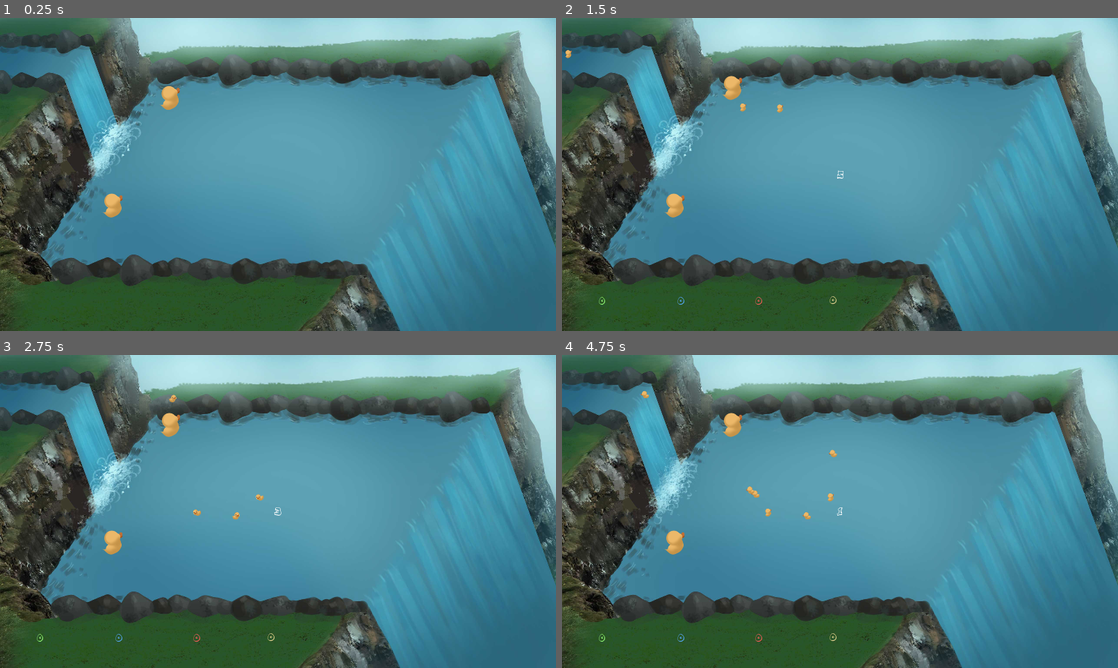
Above: before the commit, frames 1-4 (two rows, left to right).
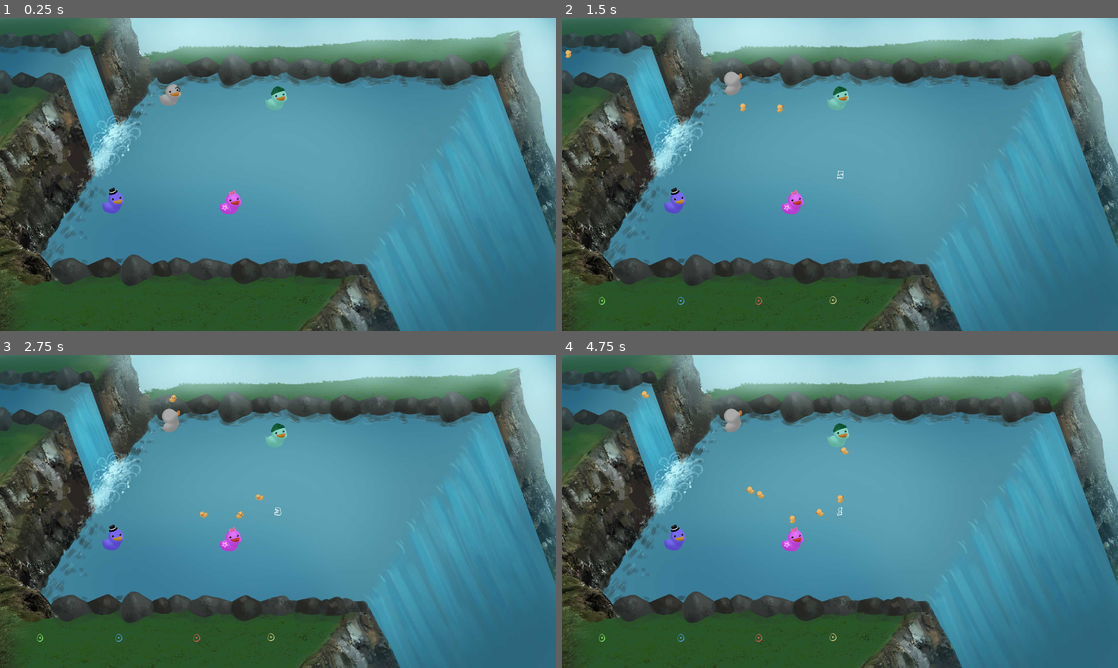
Above: after the commit, the same moments.

Repository: TeamAwesomeTOJam/ducks
Game: Godot game, scene res://Game.tscn
Same seed, same stepped clock (60 frames per second), same inputs: the game is played once before the commit and once after it.
Inputs:
- Up to frame 1 (0.25 s): no input
- Up to frame 2 (1.5 s): tap Enter (p0duck) at 0.5, 0.6, 1.35 s; hold Up (ui_up) 0.53-1.28 s
- Up to frame 3 (2.75 s): hold Up (ui_up) from 2.03 s (still down); tap Enter (p0duck) at 2.1 s
- Up to frame 4 (4.75 s): tap Enter (p0duck) at 2.85, 3.6, 4.35 s; release Up (ui_up) at 3.53 s

The runs differ from the first frame. In frame 1, 0.8% of the frame differs, in the area x 18-52%, y 21-64%; in frame 2, 0.8%; in frame 3, 0.9%; in frame 4, 1.6%, in the area x 13-52%, y 17-64%.

Commit message:
add sprites for all players

Diff:
--- a/Duck.gd
+++ b/Duck.gd
@@ -10,7 +10,8 @@
 var scoring_timer
 var spawn_destination
 
-var SPEED
+var direction
+var speed
 
 var DEFAULT_COLLISION_MASK = 15
 var DEFAULT_COLLISION_LAYER = 15
@@ -23,7 +24,8 @@
 }
 
 func _ready():
-    SPEED = 250
+    direction = Vector2(1, rand_range(-0.2, 0.2)).normalized()
+    speed = rand_range(450, 750)
     respawn()
 
 
@@ -67,21 +69,8 @@
 ###
 
 func playing(delta):
-    var impulse_vector = Vector2(1, 0).normalized()
-
-    var max_speed = 250
-    if impulse_vector.length() > 0:
-        impulse_vector = impulse_vector.normalized() * SPEED
-
-    #else:
-    #    impulse_vector = - linear_velocity.normalized() * SPEED
-
+    var impulse_vector = direction * speed
     apply_impulse(Vector2(), impulse_vector * delta)
-
-    if get_linear_velocity().length() > max_speed + 10:
-        var new_speed = get_linear_velocity().normalized()
-        new_speed *= max_speed
-        set_linear_velocity(new_speed)
 
 func spawning(delta):
     if self.position.x < spawn_destination.x - 300:
@@ -98,7 +87,7 @@
 func scoring(delta):
     scoring_timer -= delta
 
-    apply_impulse(Vector2(), Vector2(0, 1).normalized() * 4500 * delta)
+    apply_impulse(Vector2(), Vector2(0.55, 1).normalized() * 5000 * delta)
 
     if scoring_timer < 0:
         self.queue_free()
--- a/Game.tscn
+++ b/Game.tscn
@@ -37,7 +37,7 @@
 custom_solver_bias = 0.0
 extents = Vector2( 100, 720 )
 
-[node name="Game" type="Node" index="0"]
+[node name="Game" type="Node"]
 
 script = ExtResource( 1 )
 Player = ExtResource( 2 )
@@ -47,7 +47,7 @@
 
 frames = SubResource( 1 )
 animation = "loop"
-frame = 3
+frame = 5
 playing = true
 offset = Vector2( 1280, 720 )
 _sections_unfolded = [ "Z Index" ]
@@ -62,9 +62,19 @@
 position = Vector2( 518.883, 859.082 )
 PLAYER_NUMBER = 1
 
-[node name="HUD" parent="." index="3" instance=ExtResource( 10 )]
-
-[node name="ScoringArea" type="Area2D" parent="." index="4"]
+[node name="Player2" parent="." index="3" instance=ExtResource( 2 )]
+
+position = Vector2( 1059.79, 863.864 )
+PLAYER_NUMBER = 2
+
+[node name="Player3" parent="." index="4" instance=ExtResource( 2 )]
+
+position = Vector2( 1270.39, 383.995 )
+PLAYER_NUMBER = 3
+
+[node name="HUD" parent="." index="5" instance=ExtResource( 10 )]
+
+[node name="ScoringArea" type="Area2D" parent="." index="6"]
 
 editor/display_folded = true
 position = Vector2( 2560, 720 )
@@ -84,12 +94,12 @@
 shape = SubResource( 2 )
 _sections_unfolded = [ "Transform" ]
 
-[node name="RespawnArea" type="Node2D" parent="." index="5"]
+[node name="RespawnArea" type="Node2D" parent="." index="7"]
 
 position = Vector2( 100, 100 )
 _sections_unfolded = [ "Transform" ]
 
-[node name="AudioStreamPlayer" type="AudioStreamPlayer" parent="." index="6"]
+[node name="AudioStreamPlayer" type="AudioStreamPlayer" parent="." index="8"]
 
 stream = ExtResource( 11 )
 volume_db = 0.0
@@ -98,9 +108,8 @@
 bus = "Master"
 _sections_unfolded = [ "Pause" ]
 
-[node name="Borders" type="StaticBody2D" parent="." index="7"]
-
-editor/display_folded = true
+[node name="Borders" type="StaticBody2D" parent="." index="9"]
+
 input_pickable = false
 collision_layer = 1
 collision_mask = 1
@@ -128,7 +137,7 @@
 shape = SubResource( 4 )
 _sections_unfolded = [ "Transform" ]
 
-[node name="Rocks" type="Node" parent="." index="8"]
+[node name="Rocks" type="Node" parent="." index="10"]
 
 editor/display_folded = true
 
--- a/Player.gd
+++ b/Player.gd
@@ -34,6 +34,7 @@
     screensize = get_viewport_rect().size
     DEFAULT_COLLISION_LAYER = 1 << PLAYER_NUMBER
     DEFAULT_COLLISION_MASK = 15 ^ DEFAULT_COLLISION_LAYER
+    $AnimatedSprite.animation = "p" + str(PLAYER_NUMBER) + "_right"
 
     enter_playing_state()
 
--- a/Player.tscn
+++ b/Player.tscn
@@ -1,32 +1,109 @@
-[gd_scene load_steps=11 format=2]
+[gd_scene load_steps=23 format=2]
 
 [ext_resource path="res://Player.gd" type="Script" id=1]
 [ext_resource path="res://Duck.tscn" type="PackedScene" id=2]
-[ext_resource path="res://Art/Player/teamawesome_default_duck_down.png" type="Texture" id=3]
-[ext_resource path="res://Art/Player/teamawesome_default_duck_up.png" type="Texture" id=4]
-[ext_resource path="res://Art/Player/teamawesome_default_duck_left.png" type="Texture" id=5]
-[ext_resource path="res://Art/Player/teamawesome_default_duck_right.png" type="Texture" id=6]
-[ext_resource path="res://LinkedList.tscn" type="PackedScene" id=7]
+[ext_resource path="res://Art/Player/teamawesome_green_duck_right.png" type="Texture" id=3]
+[ext_resource path="res://Art/Player/teamawesome_purplegentledude_duck_right.png" type="Texture" id=4]
+[ext_resource path="res://Art/Player/teamawesome_purplegentledude_duck_up.png" type="Texture" id=5]
+[ext_resource path="res://Art/Player/teamawesome_pinky_duck_down.png" type="Texture" id=6]
+[ext_resource path="res://Art/Player/teamawesome_miketyson_duck_down.png" type="Texture" id=7]
+[ext_resource path="res://Art/Player/teamawesome_miketyson_duck_up.png" type="Texture" id=8]
+[ext_resource path="res://Art/Player/teamawesome_pinky_duck_left.png" type="Texture" id=9]
+[ext_resource path="res://Art/Player/teamawesome_pinky_duck_right.png" type="Texture" id=10]
+[ext_resource path="res://Art/Player/teamawesome_green_duck_down.png" type="Texture" id=11]
+[ext_resource path="res://Art/Player/teamawesome_purplegentledude_duck_left.png" type="Texture" id=12]
+[ext_resource path="res://Art/Player/teamawesome_pinky_duck_up.png" type="Texture" id=13]
+[ext_resource path="res://Art/Player/teamawesome_green_duck_left.png" type="Texture" id=14]
+[ext_resource path="res://Art/Player/teamawesome_purplegentledude_duck_down.png" type="Texture" id=15]
+[ext_resource path="res://Art/Player/teamawesome_miketyson_duck_left.png" type="Texture" id=16]
+[ext_resource path="res://Art/Player/teamawesome_green_duck_up.png" type="Texture" id=17]
+[ext_resource path="res://Art/Player/teamawesome_miketyson_duck_right.png" type="Texture" id=18]
+[ext_resource path="res://LinkedList.tscn" type="PackedScene" id=19]
 
 [sub_resource type="SpriteFrames" id=1]
 
 animations = [ {
 "frames": [ ExtResource( 3 ) ],
 "loop": true,
-"name": "p0_down",
+"name": "p3_right",
+"speed": 5.0
+}, {
+"frames": [  ],
+"loop": true,
+"name": "New Anim",
 "speed": 5.0
 }, {
 "frames": [ ExtResource( 4 ) ],
 "loop": true,
-"name": "p0_up",
+"name": "p1_right",
 "speed": 5.0
 }, {
 "frames": [ ExtResource( 5 ) ],
 "loop": true,
+"name": "p1_up",
+"speed": 5.0
+}, {
+"frames": [ ExtResource( 6 ) ],
+"loop": true,
+"name": "p2_down",
+"speed": 5.0
+}, {
+"frames": [ ExtResource( 7 ) ],
+"loop": true,
+"name": "p0_down",
+"speed": 5.0
+}, {
+"frames": [ ExtResource( 8 ) ],
+"loop": true,
+"name": "p0_up",
+"speed": 5.0
+}, {
+"frames": [ ExtResource( 9 ) ],
+"loop": true,
+"name": "p2_left",
+"speed": 5.0
+}, {
+"frames": [ ExtResource( 10 ) ],
+"loop": true,
+"name": "p2_right",
+"speed": 5.0
+}, {
+"frames": [ ExtResource( 11 ) ],
+"loop": true,
+"name": "p3_down",
+"speed": 5.0
+}, {
+"frames": [ ExtResource( 12 ) ],
+"loop": true,
+"name": "p1_left",
+"speed": 5.0
+}, {
+"frames": [ ExtResource( 13 ) ],
+"loop": true,
+"name": "p2_up",
+"speed": 5.0
+}, {
+"frames": [ ExtResource( 14 ) ],
+"loop": true,
+"name": "p3_left",
+"speed": 5.0
+}, {
+"frames": [ ExtResource( 15 ) ],
+"loop": true,
+"name": "p1_down",
+"speed": 5.0
+}, {
+"frames": [ ExtResource( 16 ) ],
+"loop": true,
 "name": "p0_left",
 "speed": 5.0
 }, {
-"frames": [ ExtResource( 6 ) ],
+"frames": [ ExtResource( 17 ) ],
+"loop": true,
+"name": "p3_up",
+"speed": 5.0
+}, {
+"frames": [ ExtResource( 18 ) ],
 "loop": true,
 "name": "p0_right",
 "speed": 5.0
@@ -42,7 +119,7 @@
 custom_solver_bias = 0.0
 radius = 34.2845
 
-[node name="Player" type="RigidBody2D"]
+[node name="Player" type="RigidBody2D" index="0"]
 
 input_pickable = false
 collision_layer = 1
@@ -76,6 +153,7 @@
 
 frames = SubResource( 1 )
 animation = "p0_up"
+offset = Vector2( 0, -20 )
 
 [node name="CollisionShape2D" type="CollisionShape2D" parent="." index="1"]
 
Binary file added: Art/Player/teamawesome_green_duck_down.png
Not shown, added: Art/Player/teamawesome_green_duck_down.png.import
Binary file added: Art/Player/teamawesome_green_duck_left.png
Not shown, added: Art/Player/teamawesome_green_duck_left.png.import
Binary file added: Art/Player/teamawesome_green_duck_right.png
Not shown, added: Art/Player/teamawesome_green_duck_right.png.import
Binary file added: Art/Player/teamawesome_green_duck_up.png
Not shown, added: Art/Player/teamawesome_green_duck_up.png.import
Binary file added: Art/Player/teamawesome_miketyson_duck_down.png
Not shown, added: Art/Player/teamawesome_miketyson_duck_down.png.import
Binary file added: Art/Player/teamawesome_miketyson_duck_left.png
Not shown, added: Art/Player/teamawesome_miketyson_duck_left.png.import
(and 21 more such lines)
